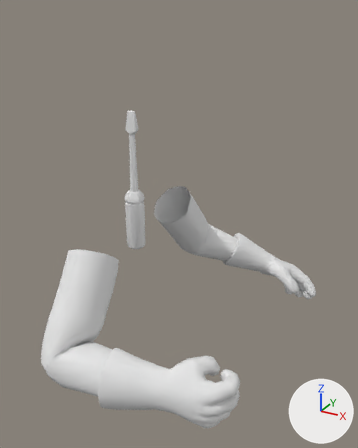
The Blender file Items.blend, before and after one commit.
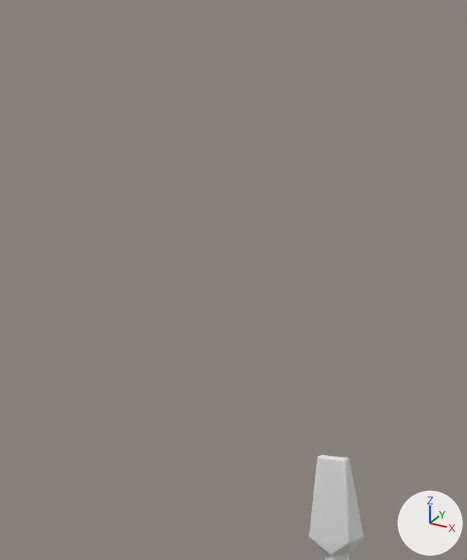
The first picture shows the older version from a camera (50 mm lens) standing at (0.65, -0.954, 0.49) and looking at (0.115, 0.018, 0.004). The close-ups show both versions on the part from 15% to 46% of the width and 0% to 30% of the height of that picture. Lighting does not change. The marker at lower right points along +X, +Y and +Z. The close-ups show mesh edges as thin lines.
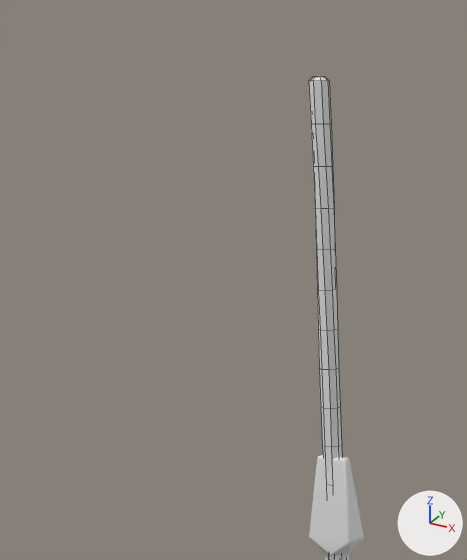
Location of each change, (x1, y1, x2, y2) in pixels of the close-ups (467 x 560 px):
'WeldingStick', added: after (309, 76, 342, 560)

The change, as a diff of the scene's bpy script:
```diff
--- a/Items.blend.py
+++ b/Items.blend.py
@@ me_cylinder_001 @@
+me_cylinder_001.from_pydata(...)  # 224 vertices, 218 faces; spans x -0.007..0.006, y -0.006..0.007, z -0.054..0.461
+me_cylinder_001.polygons.foreach_set('use_smooth', [True] * 218)
@@ ob_weldingstick @@
+ob_weldingstick = bpy.data.objects.new('WeldingStick', me_cylinder_001)
+ob_weldingstick.location = (0.0, 0.0, 0.0)
```
